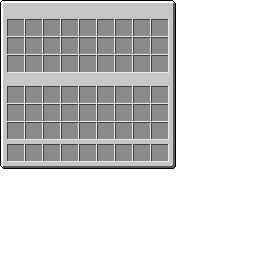
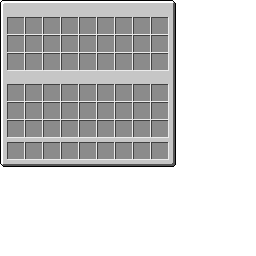
Comparing the layer stacks of the two 256 × 256 images. Changes:
painted on "Pasted Layer copy" over [0, 17, 176, 167]
painted on "Pasted Layer" over [0, 17, 176, 169]